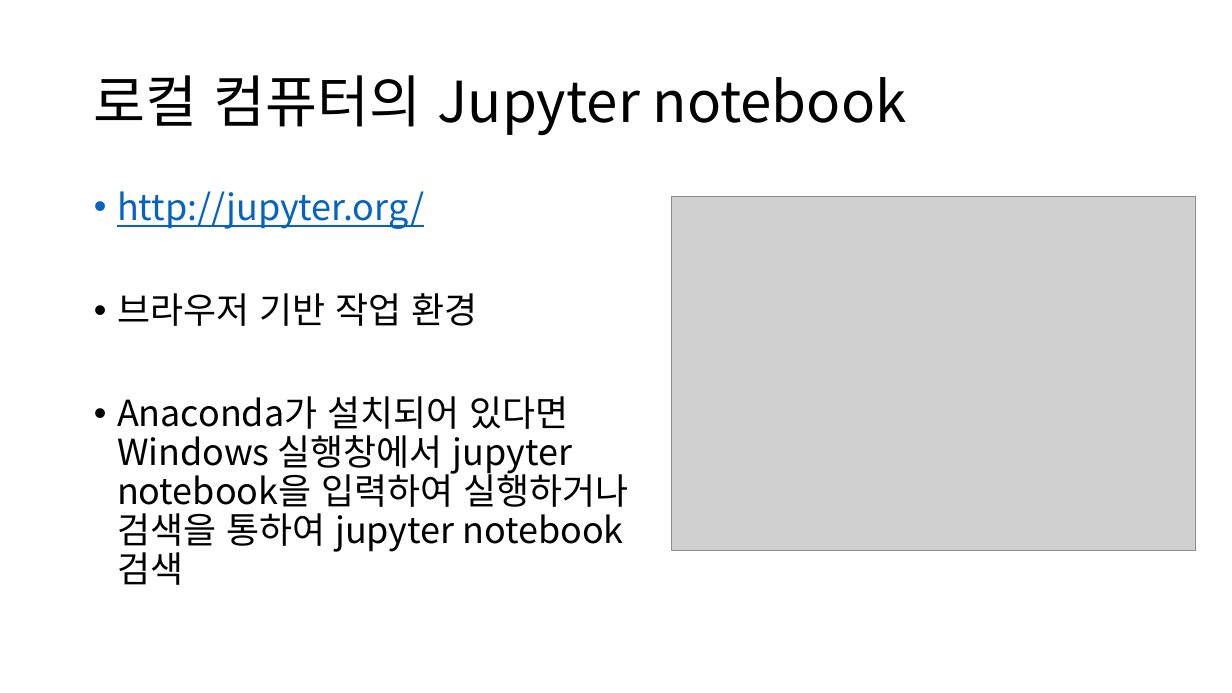
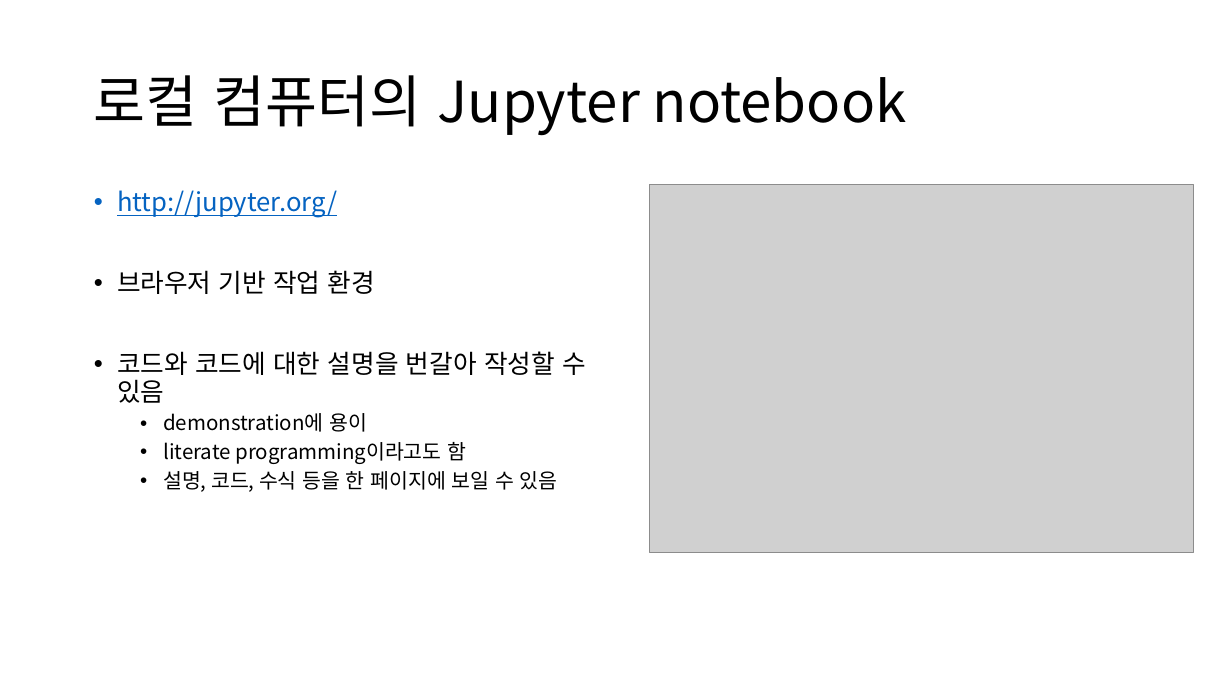
Before and after one commit to ksublee/SPuP, a slide deck: slide 19 of ppt/Python_1_소개.pptx (slide 22 before the commit). Drawn at 1232x693 pixels with LibreOffice and Linux fonts; fonts in the diff are those of the drawing; grey boxes stand for pictures. Boxes give left, top, right and bottom in pixels: in the first picture for what was removed or moved away, otherwise in the second. Text is boxed around its words. In the diff, an @@ line names an element or a change of style, - is before the commit and + after.

Commit message:
update

```diff
--- a/ppt/Python_1_소개.pptx
+++ b/ppt/Python_1_소개.pptx
@@ text at (117,190,375,294): size 28 to 20 pt in "http://jupyter.org/", "브라우저 기반 작업 환경" @@
@@ picture: place and size @@
-picture at (672,196,1196,551)
+picture at (650,185,1193,554)
@@ text at (117,351,586,492): text changed; size 28 to 16 pt @@
-• Anaconda가 설치되어 있다면 Windows 실행창에서 jupyter notebook을 입력하여 실행하거나 검색을 통하여 jupyter notebook 검색
+• 코드와 코드에 대한 설명을 번갈아 작성할 수 있음
+  • demonstration에 용이
+  • literate programming이라고도 함
+  • 설명, 코드, 수식 등을 한 페이지에 보일 수 있음
```
Also in this commit, not shown: 4 other slides changed, 5 slides added.
